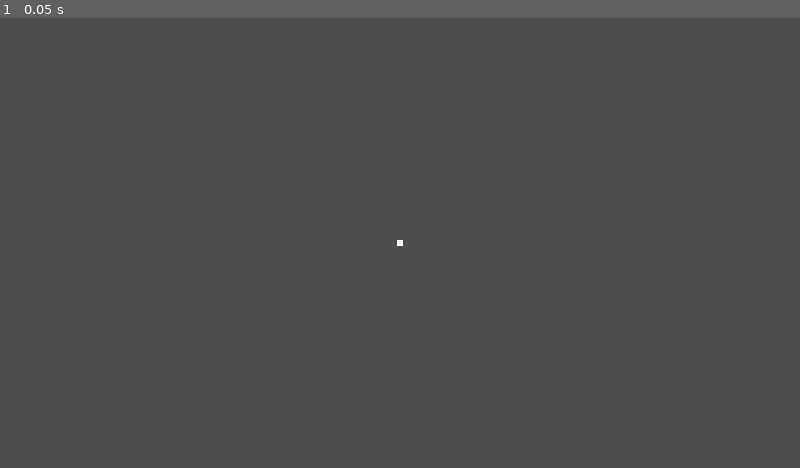
Above: before the commit, frame 1.
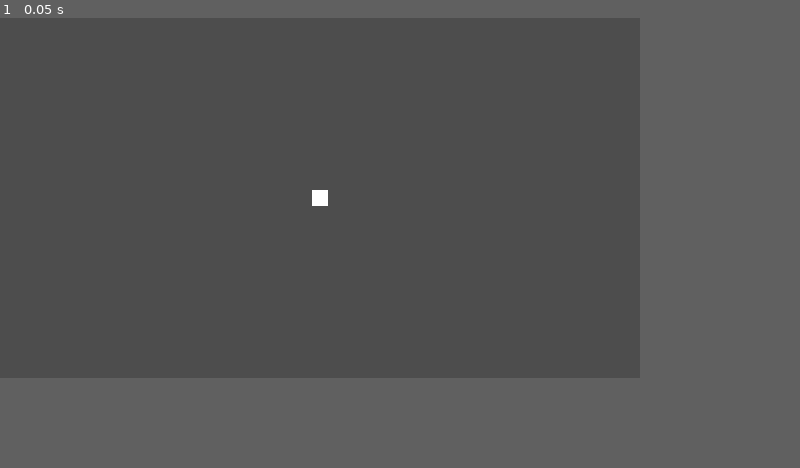
Above: after the commit, the same moment.

Repository: HampusHauffman/gamejam2024
Game: Godot game, scene res://scene/main.tscn
The game is run twice, just before and just after one commit, with the same random seed, the same clock (stepped at 60 frames per second) and the same inputs.
Inputs:
- Up to frame 1 (0.05 s): no input
In our replay, the window is 800x450 before the commit and 640x360 after it. These sizes can differ from the game's own. Grey fills any space a smaller window leaves; there, only what the larger window draws over its background counts as a difference.

The runs differ from the first frame. In frame 1, less than 0.1% of the frame differs, in the area x 39-51%, y 38-51%.

Commit message:
place holder splash screen
* skrev i readme

* Test splash screen

* merged

* Place holder splash screen

Diff:
--- a/project.godot
+++ b/project.godot
@@ -13,7 +13,9 @@
 config/name="Game Jam 2024"
 run/main_scene="res://scene/main.tscn"
 config/features=PackedStringArray("4.3", "Forward Plus")
+boot_splash/image="res://art/splash_screen/place_holder_splash_screen.png"
 config/icon="res://art/icon.svg"
+boot_splash/minimum_display_time=5000
 
 [debug]
 
@@ -27,6 +29,6 @@
 
 [display]
 
-window/size/viewport_width=1920
-window/size/viewport_height=1080
+window/size/viewport_width=640
+window/size/viewport_height=360
 window/stretch/mode="canvas_items"
--- /dev/null
+++ b/scene/splash_screen/splash_screen.tscn
@@ -0,0 +1,3 @@
+[gd_scene format=3 uid="uid://8fiqo5xmi0n"]
+
+[node name="splash_screen" type="Node"]
Binary file added: art/splash_screen/place_holder_splash_screen.png
Not shown, added: art/splash_screen/place_holder_splash_screen.png.import
Not shown: 1 places in scene/base_player.tscn that only renumber resources
Not shown: 1 places in scene/main.tscn that only renumber resources
Not shown, changed: README.md
Not shown, added: art/splash_screen/pla99DF.tmp
